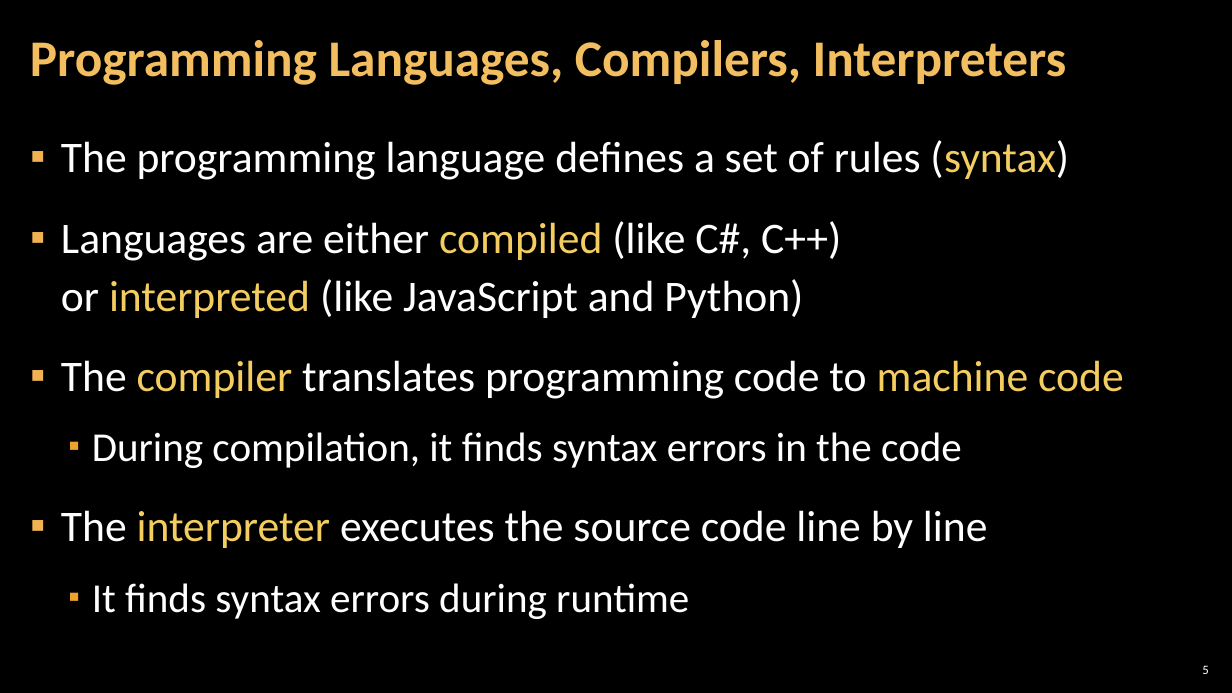
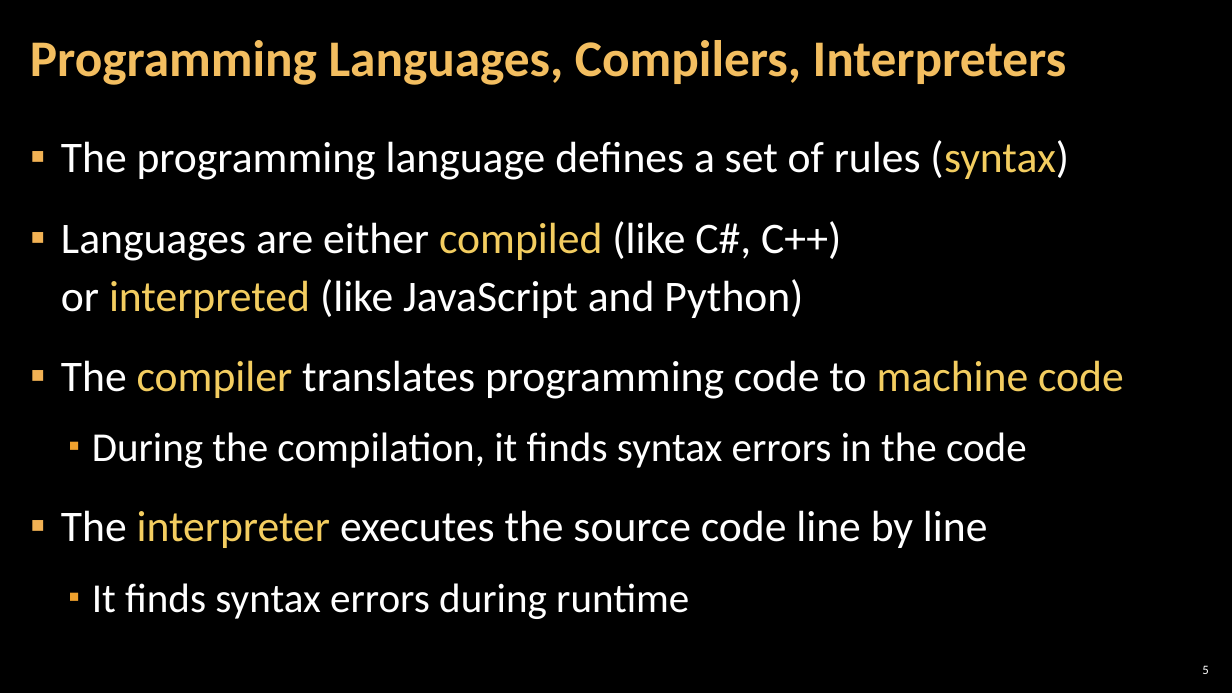
Before and after one commit to SoftUni/Programming-Basics-Resources, a slide deck: slide 5 of Presentation-Slides-CSharp-EN/Chapter-1-Into-Programming/02.Computer-Programs.pptx. Drawn at 1232x693 pixels with LibreOffice and Linux fonts; fonts in the diff are those of the drawing; background and template pictures are left out. Boxes give left, top, right and bottom in pixels: in the first picture for what was removed or moved away, otherwise in the second. Text is boxed around its words. In the diff, an @@ line names an element or a change of style, - is before the commit and + after.

```diff
--- a/Presentation-Slides-CSharp-EN/Chapter-1-Into-Programming/02.Computer-Programs.pptx
+++ b/Presentation-Slides-CSharp-EN/Chapter-1-Into-Programming/02.Computer-Programs.pptx
@@ text at (92,432,1027,468): text changed @@
-  ▪ During compilation, it finds syntax errors in the code
+  ▪ During the compilation, it finds syntax errors in the code
```
Also in this commit, not shown: 2 other slides changed, 1 slide added, 1 slide removed, 2 other files.
